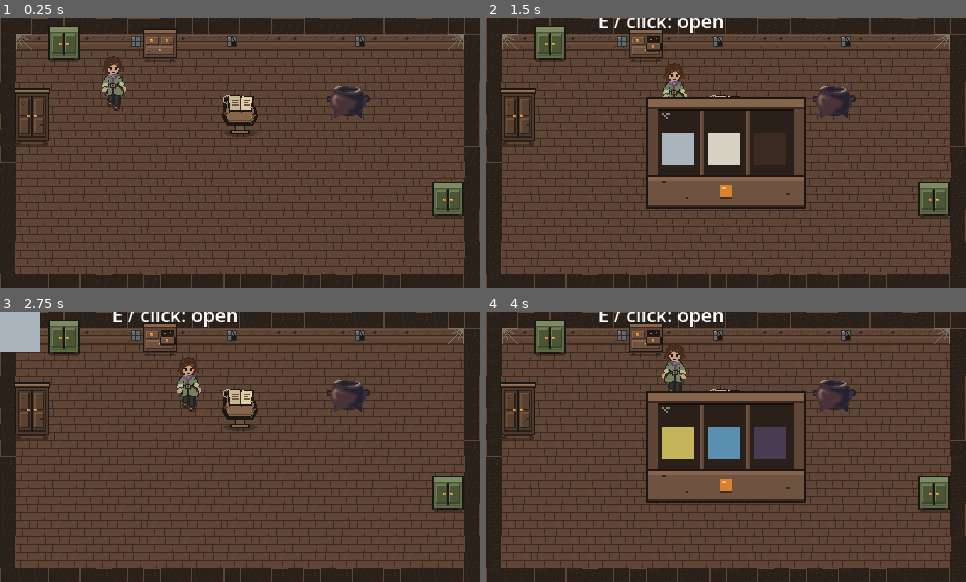
Above: before the commit, frames 1-4 (two rows, left to right).
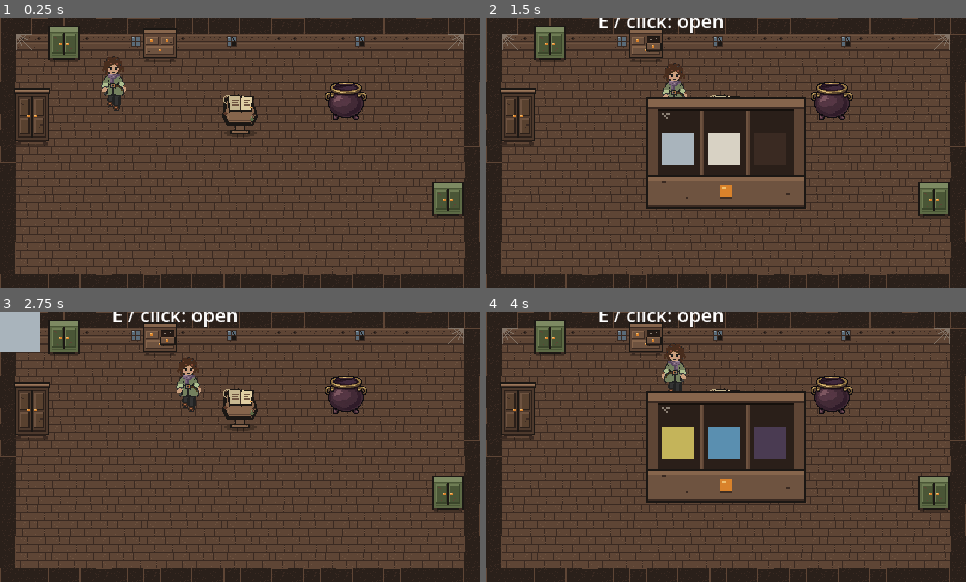
Above: after the commit, the same moments.

Repository: daize16/five-to-survive
Game: Godot game, scene res://main.tscn
Same seed, same stepped clock (60 frames per second), same inputs: the game is played once before the commit and once after it.
Inputs (mouse positions are in pixels of both pictures, inside the frame that each line leads up to):
- Up to frame 1 (0.25 s): no input
- Up to frame 2 (1.5 s): tap Enter at 0.5, 1.25 s; move the mouse to (726, 115) at 0.52 s; hold Right (walk_right) 0.53-1.28 s; hold E (interact) 0.53-1.28 s; click (726, 115) at 0.67 s; move the mouse to (630, 166) at 1.27 s; hold Down (walk_down) from 1.28 s (still down); tap E (interact) at 1.35 s
- Up to frame 3 (2.75 s): release Down (walk_down) at 2 s; click (192, 444) at 2.02 s
- Up to frame 4 (4 s): tap R (restart) at 2.75 s; move the mouse to (774, 387) at 2.77 s; hold Right (walk_right) 2.78-3.53 s; hold E (interact) 2.78-3.53 s; move the mouse to (702, 501) at 3.52 s; hold Up (walk_up) from 3.53 s (still down); tap E (interact) at 3.6 s; click (702, 501) at 3.67 s

The runs differ from the first frame. In frame 1, 0.5% of the frame differs, in the area x 67-78%, y 23-38%; in frame 2, 0.5%; in frame 3, 0.5%; in frame 4, 0.5%.

Commit message:
drew a new cauldron that is not so ugly

Diff:
--- a/new-game-project/main.tscn
+++ b/new-game-project/main.tscn
@@ -10,7 +10,7 @@
 [ext_resource type="PackedScene" uid="uid://cn3o73rqr1fmj" path="res://cupboard_popup.tscn" id="8_5vw27"]
 [ext_resource type="PackedScene" uid="uid://c8qh4ne2048hx" path="res://book.tscn" id="9_book"]
 [ext_resource type="PackedScene" path="res://book_lectern.tscn" id="10_lectern"]
-[ext_resource type="Texture2D" uid="uid://c7u148eo4mef1" path="res://assets/cauldron.png" id="11_cauldron"]
+[ext_resource type="Texture2D" path="res://assets/cauldron_refined.png" id="11_cauldron"]
 
 [sub_resource type="TileSetAtlasSource" id="TileSetAtlasSource_w48qg"]
 texture = ExtResource("2_5vw27")
@@ -104,7 +104,7 @@
 scale = Vector2(0.6, 0.6)
 texture = ExtResource("11_cauldron")
 centered = false
-offset = Vector2(-50, -61)
+offset = Vector2(-57, -78)
 
 [node name="HUD" parent="." unique_id=699566821 instance=ExtResource("5_efxa6")]
 
Binary file added: new-game-project/assets/cauldron_refined.png
Not shown, added: new-game-project/assets/cauldron_refined.png.import
